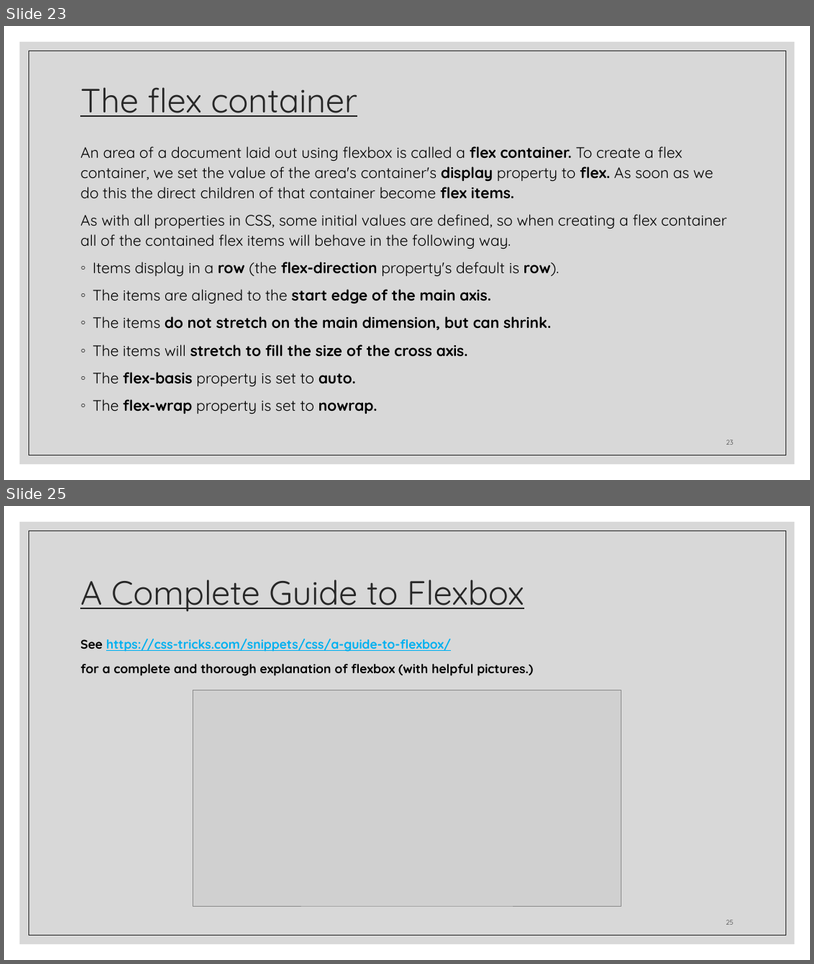
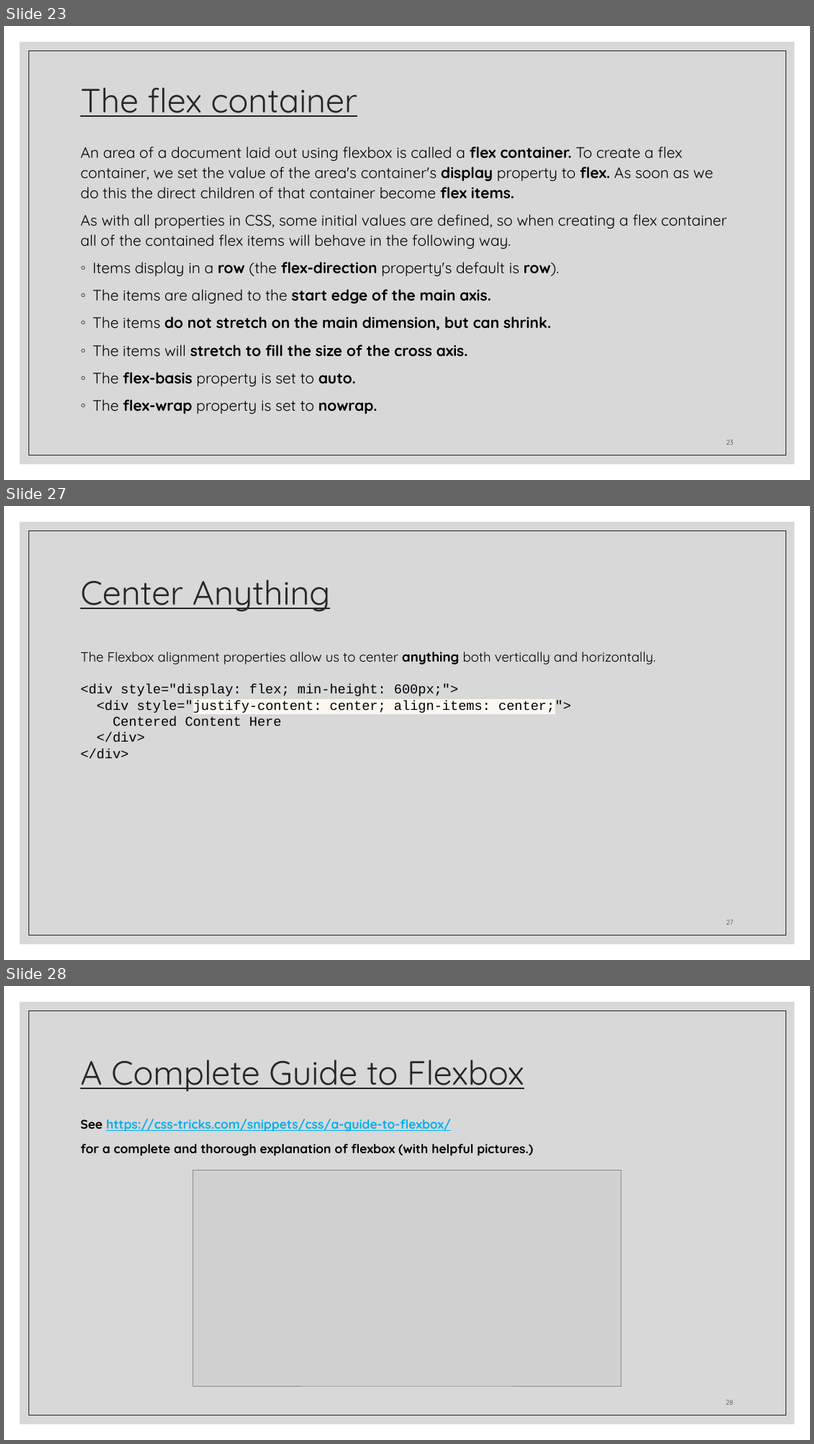
Before and after one commit to zackstotts/base-node-curriculum, a slide deck: unit_00/html_review/03 CSS.pptx. Shown one above the other, each under a label of ours: slides 23 and 25 before the commit, slides 23, 27 and 28 after it; the slides between them are not shown. The pictures are 814x964 and 814x1444 pixels, drawn with LibreOffice and Linux fonts; fonts in the diff are those of the drawing; grey boxes stand for pictures. Boxes give left, top, right and bottom in pixels: in the first picture for what was removed or moved away, otherwise in the second. Text is boxed around its words. In the diff, an @@ line names an element or a change of style, - is before the commit and + after.

Commit message:
Adding more info about flexbox

```diff
--- a/unit_00/html_review/03 CSS.pptx
+++ b/unit_00/html_review/03 CSS.pptx
@@ slide 27 added at (4,506,810,960), background #FFFFFF; not listed: 2 template elements that a slide beside it also shows @@
@@ title added at (80,579,331,612), 40 pt, text #262626, underline @@
+Center Anything
@@ text added at (80,651,656,759), 16 pt, text #000000 @@
+The Flexbox alignment properties allow us to center anything both vertically and horizontally.
+<div style="display: flex; min-height: 600px;">
+<div style="justify-content: center; align-items: center;">
+Centered Content Here
+</div>
+</div>
@@ page number added at (726,919,733,924), 8 pt, text #404040 @@
+27
@@ what was slide 25 is now slide 28 @@
```
Also in this commit, not shown: 1 slide changed, 4 other slides added, 1 slide removed.
